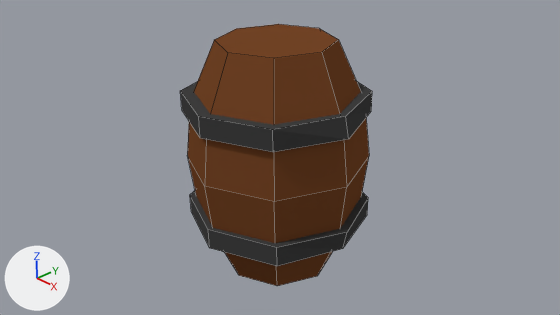
A saved change to the Blender file Assets/Material/barrel.blend.
Rendered twice from the file's camera 'Camera'. The axes (+X, +Y, +Z) are drawn at lower left. The lights are the same throughout. Mesh edges are drawn as thin lines.

Before the edit, the objects in view are built like this:
```python
mat_barrel_grey = diffuse_material('barrel_grey')
mat_barrel_grey.base_color = (0.0534, 0.0534, 0.0534)  # black #414141
mat_barrel_wood = diffuse_material('barrel_wood')
mat_barrel_wood.base_color = (0.176, 0.0595, 0.0199)  # brown #744527
me_cylinder = bpy.data.meshes.new('Cylinder')
me_cylinder.from_pydata(...)  # 74 vertices, 54 faces; spans x -1.66..1.65, y -1.6..1.6, z -1.0..3.15
# faces by material slot: [34, 20]
me_cylinder.materials.append(mat_barrel_wood)  # brown #744527
me_cylinder.materials.append(mat_barrel_grey)  # black #414141
ob_cylinder = bpy.data.objects.new('Cylinder', me_cylinder)
ob_cylinder.location = (0.39, 0.05, -0.5)
```
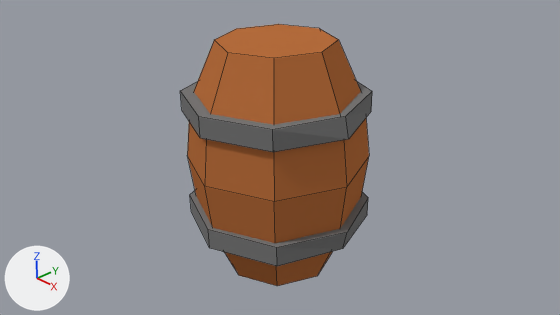
What differs and where, as boxes [x1, y1, x2, y2] in the pictures (560 x 315 px):
'Cylinder', recoloured: [180, 24, 372, 286] in both

What the commit changed:
Material 'barrel_wood' (mat_barrel_wood) changes colour from brown #744527 to orange #b86e3d; in linear values from (0.176, 0.0595, 0.0199) to (0.479, 0.156, 0.0467).
Material 'barrel_grey' (mat_barrel_grey) changes colour from black #414141 to grey #797979; in linear values from (0.0534, 0.0534, 0.0534) to (0.191, 0.191, 0.191).
